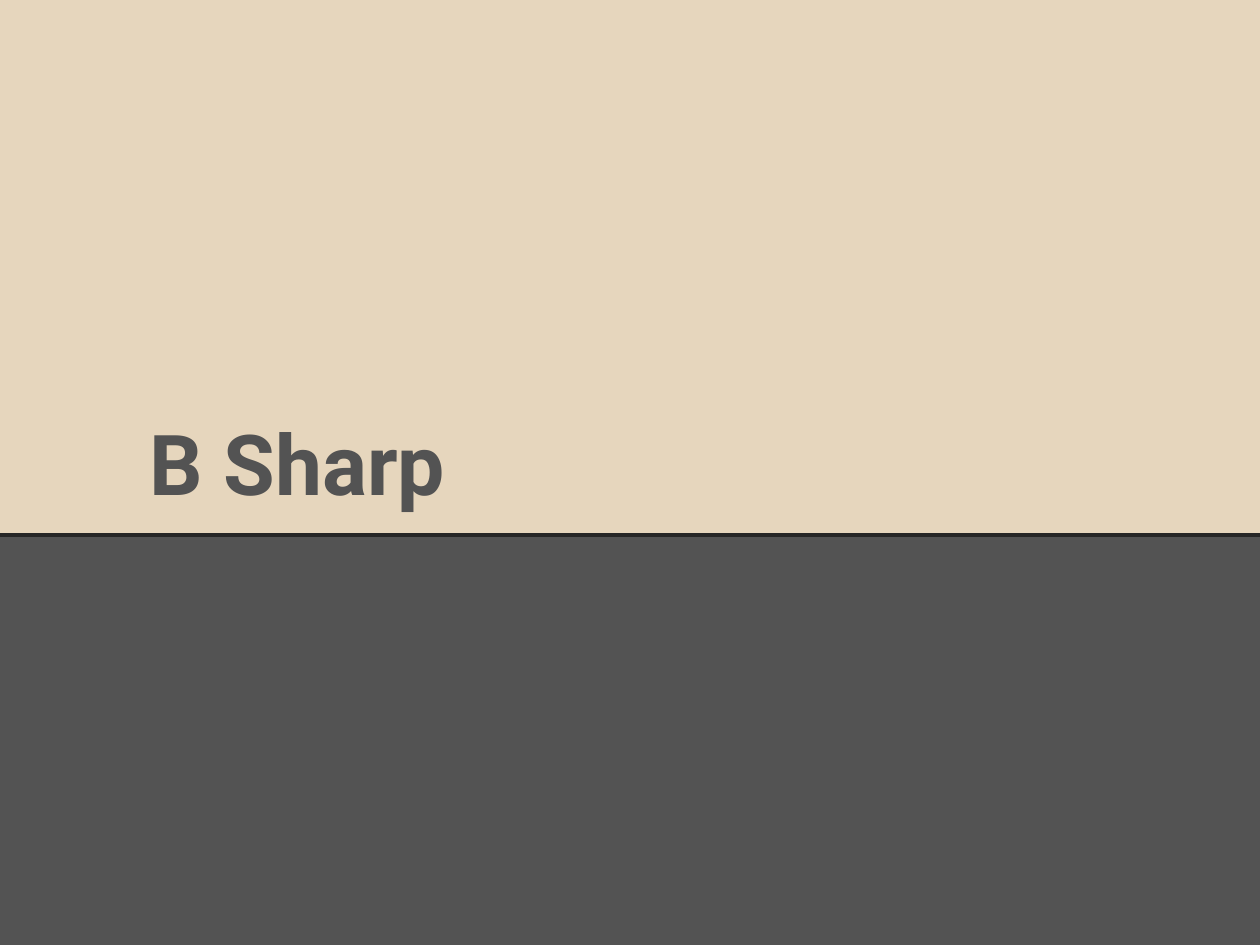
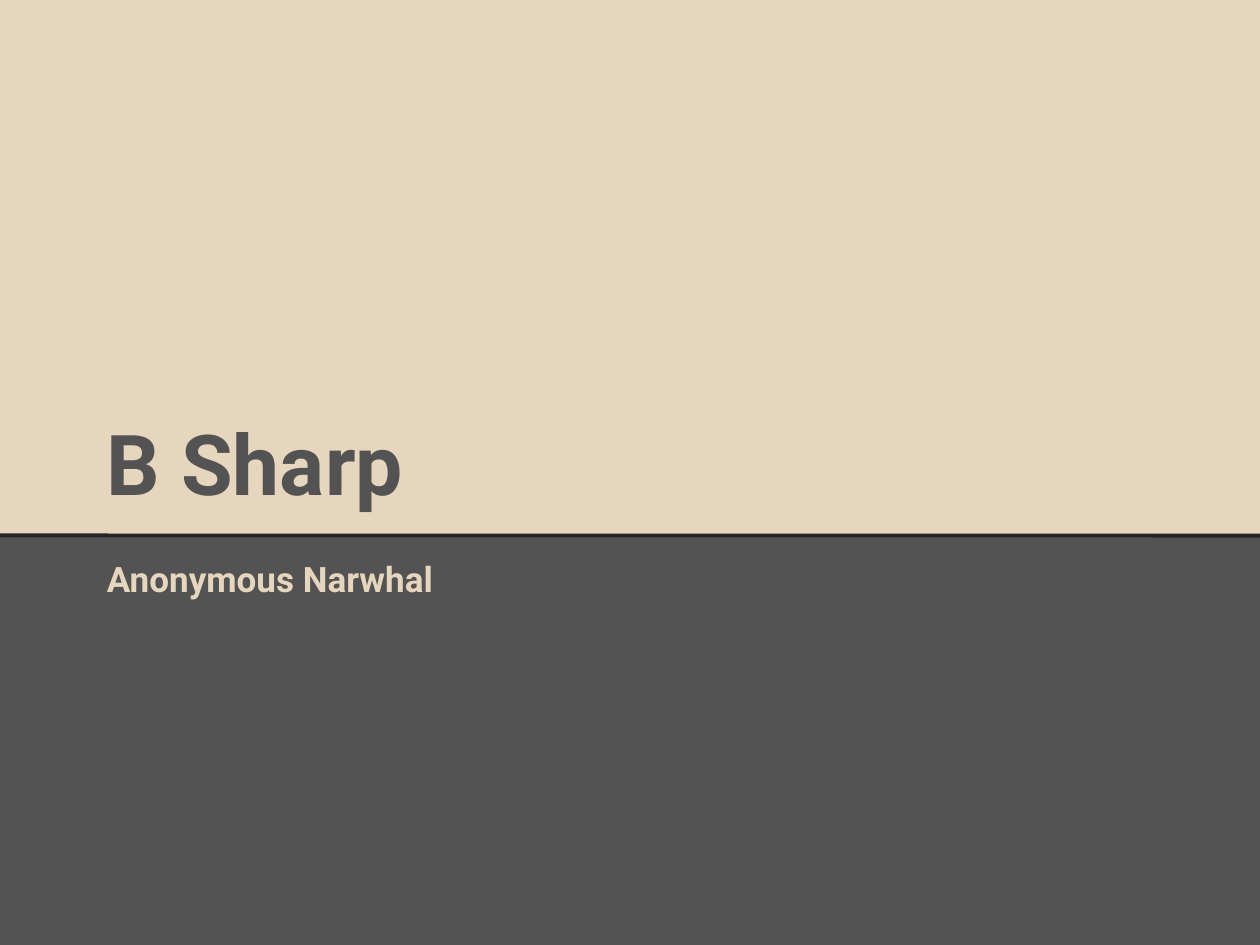
Before and after one commit to Ellyonia/BSharp, a slide deck: slide 1 of Product Proposal.pptx. Drawn at 1260x945 pixels with LibreOffice and Linux fonts; fonts in the diff are those of the drawing. Boxes give left, top, right and bottom in pixels: in the first picture for what was removed or moved away, otherwise in the second. Text is boxed around its words. In the diff, an @@ line names an element or a change of style, - is before the commit and + after.

Commit message:
Updated the presentation slides

```diff
--- a/Product Proposal.pptx
+++ b/Product Proposal.pptx
@@ text "B Sharp" at (107, 432, 402, 512): indent changed @@
@@ text added at (107, 566, 433, 600), 20 pt, text #E6D6BD, bold @@
+Anonymous Narwhal
```
Also in this commit, not shown: 13 other slides changed.
